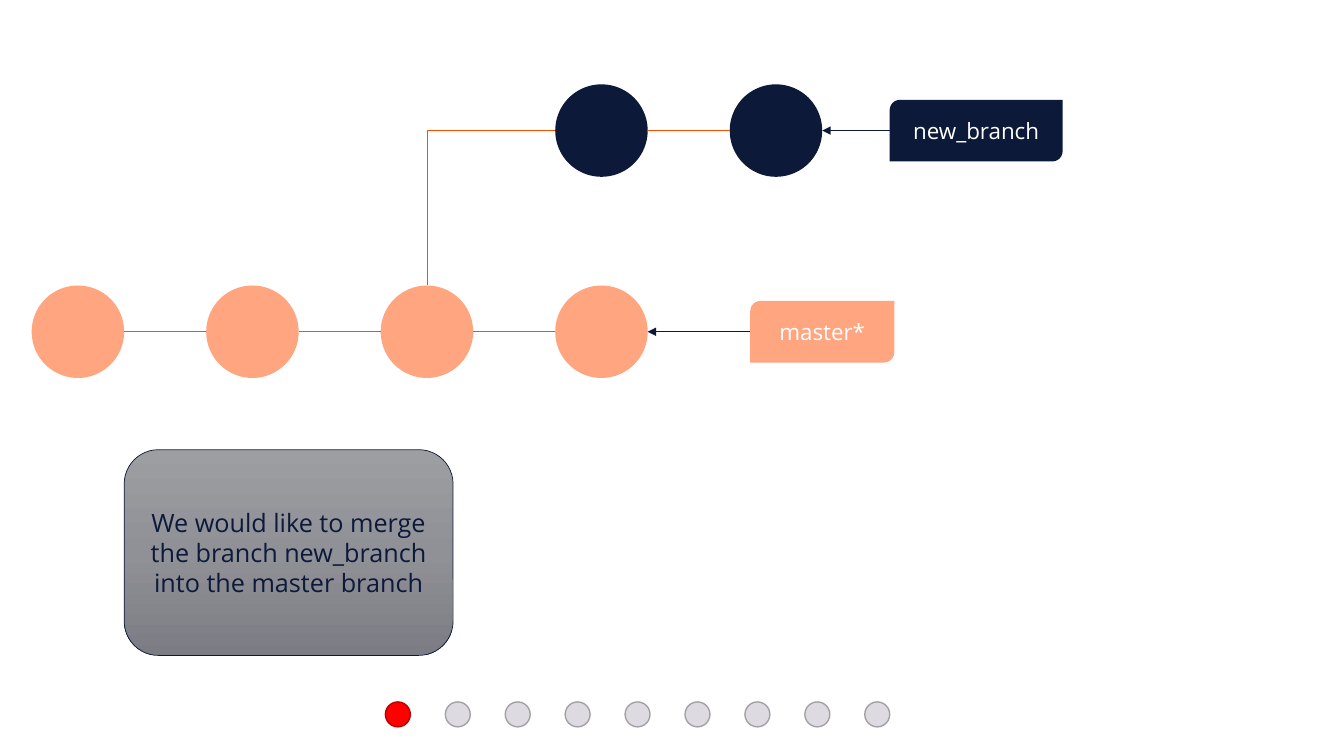
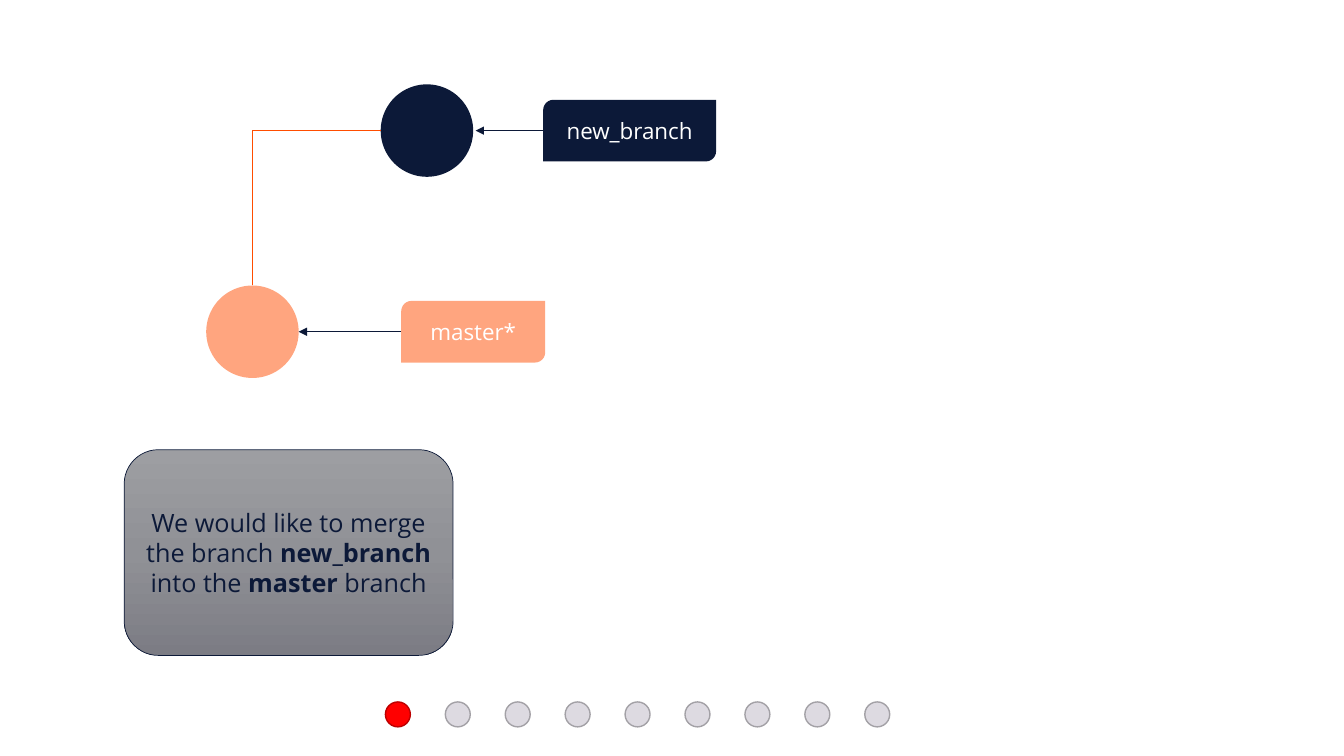
Before and after one commit to e815135/Shiny-App-Project, a slide deck: slide 44 of making basic workflow diagram.pptx. Drawn at 1344x756 pixels with LibreOffice and Linux fonts; fonts in the diff are those of the drawing. Boxes give left, top, right and bottom in pixels: in the first picture for what was removed or moved away, otherwise in the second. Text is boxed around its words. In the diff, an @@ line names an element or a change of style, - is before the commit and + after.

```diff
--- a/making basic workflow diagram.pptx
+++ b/making basic workflow diagram.pptx
@@ ellipse moved from (x1=556, y1=85, x2=648, y2=177) to (x1=381, y1=85, x2=474, y2=177) @@
@@ ellipse removed at (x1=730, y1=85, x2=823, y2=177) @@
@@ round diag rect "new_branch" moved from (x1=890, y1=100, x2=1064, y2=161) to (x1=543, y1=100, x2=717, y2=161) @@
@@ elbow line moved from (427, 285) - (556, 131) to (252, 285) - (381, 131) @@
@@ arrow moved from (890, 131) - (823, 131) to (543, 131) - (476, 131) @@
@@ line removed from (648, 131) to (730, 131) @@
@@ ellipse removed at (x1=556, y1=285, x2=648, y2=378) @@
@@ round diag rect "master*" moved from (x1=750, y1=301, x2=894, y2=363) to (x1=401, y1=301, x2=545, y2=363) @@
@@ arrow moved from (750, 332) - (648, 332) to (401, 332) - (298, 332) @@
@@ group removed at (x1=31, y1=285, x2=474, y2=378): 2 ellipses, 2 lines @@
@@ line removed from (473, 332) to (556, 332) @@
@@ rounded rectangle "We would like to merge ..." at (x1=124, y1=450, x2=453, y2=655): bold on in "new_branch master" @@
```
Also in this commit, not shown: 8 other slides changed, 10 slides added, 20 other files.
